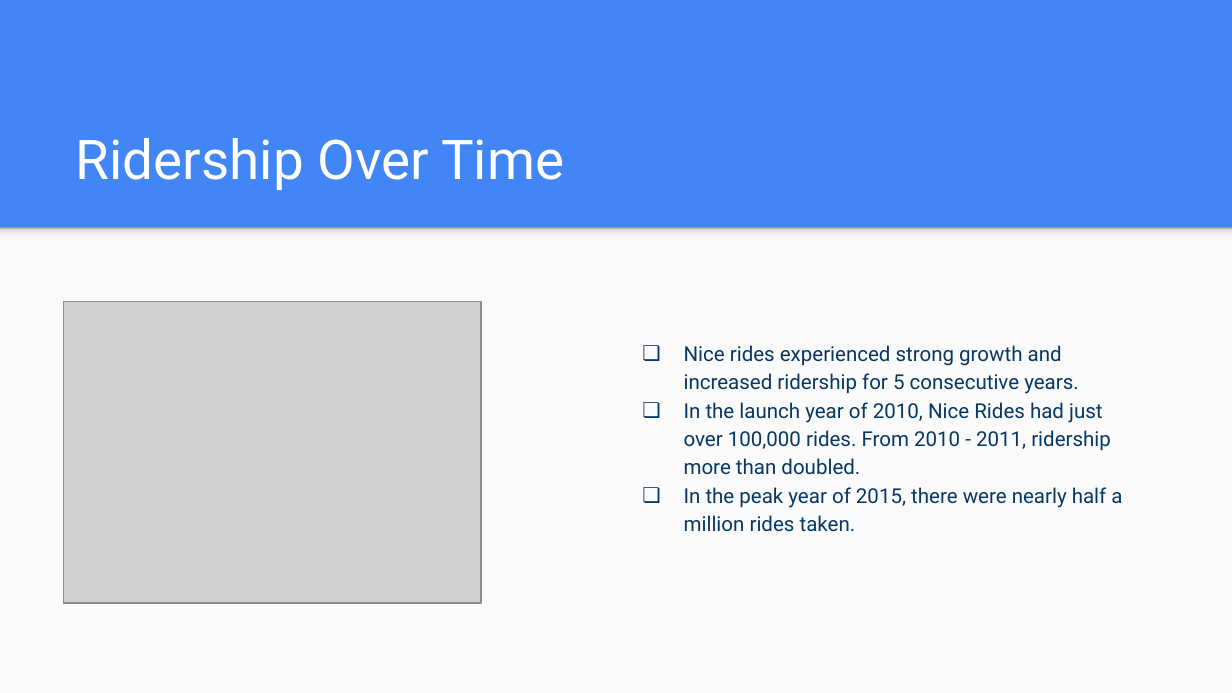
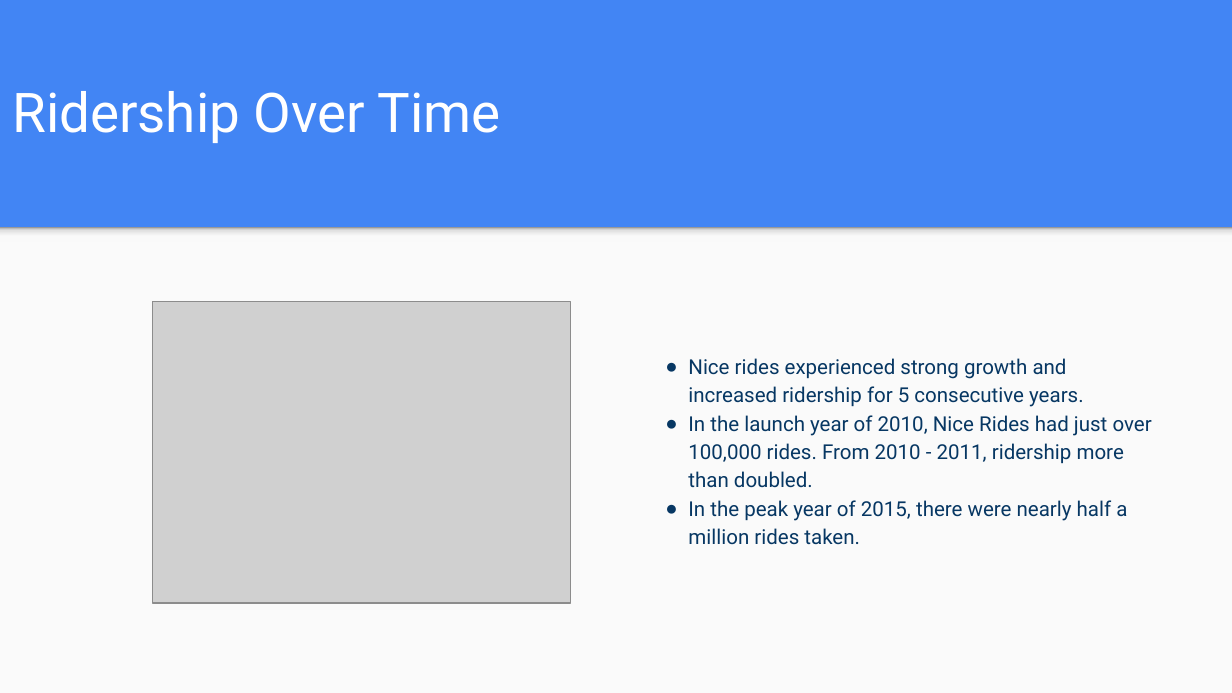
Before and after one commit to tdrygg/Group-Project, a slide deck: slide 7 of Patterns_In_NiceRide_Group6_Final.pptx. Drawn at 1232x693 pixels with LibreOffice and Linux fonts; fonts in the diff are those of the drawing; grey boxes stand for pictures. Boxes give left, top, right and bottom in pixels: in the first picture for what was removed or moved away, otherwise in the second. Text is boxed around its words. In the diff, an @@ line names an element or a change of style, - is before the commit and + after.

```diff
--- a/Patterns_In_NiceRide_Group6_Final.pptx
+++ b/Patterns_In_NiceRide_Group6_Final.pptx
@@ title "Ridership Over Time": place and size @@
-title "Ridership Over Time" at (76,138,564,190)
+title "Ridership Over Time" at (12,91,501,143)
@@ picture: place and size @@
-picture at (64,302,482,604)
+picture at (153,302,570,604)
@@ text "Nice rides experienced strong growth ...": place and size @@
-text "Nice rides experienced strong growth ..." at (684,345,1122,532)
+text "Nice rides experienced strong growth ..." at (688,358,1152,545)
@@ text "Nice rides experienced strong growth ..." at (688,358,1152,545): bullet ❏ to ● @@
```
Also in this commit, not shown: 11 other slides changed, 2 slides removed.
